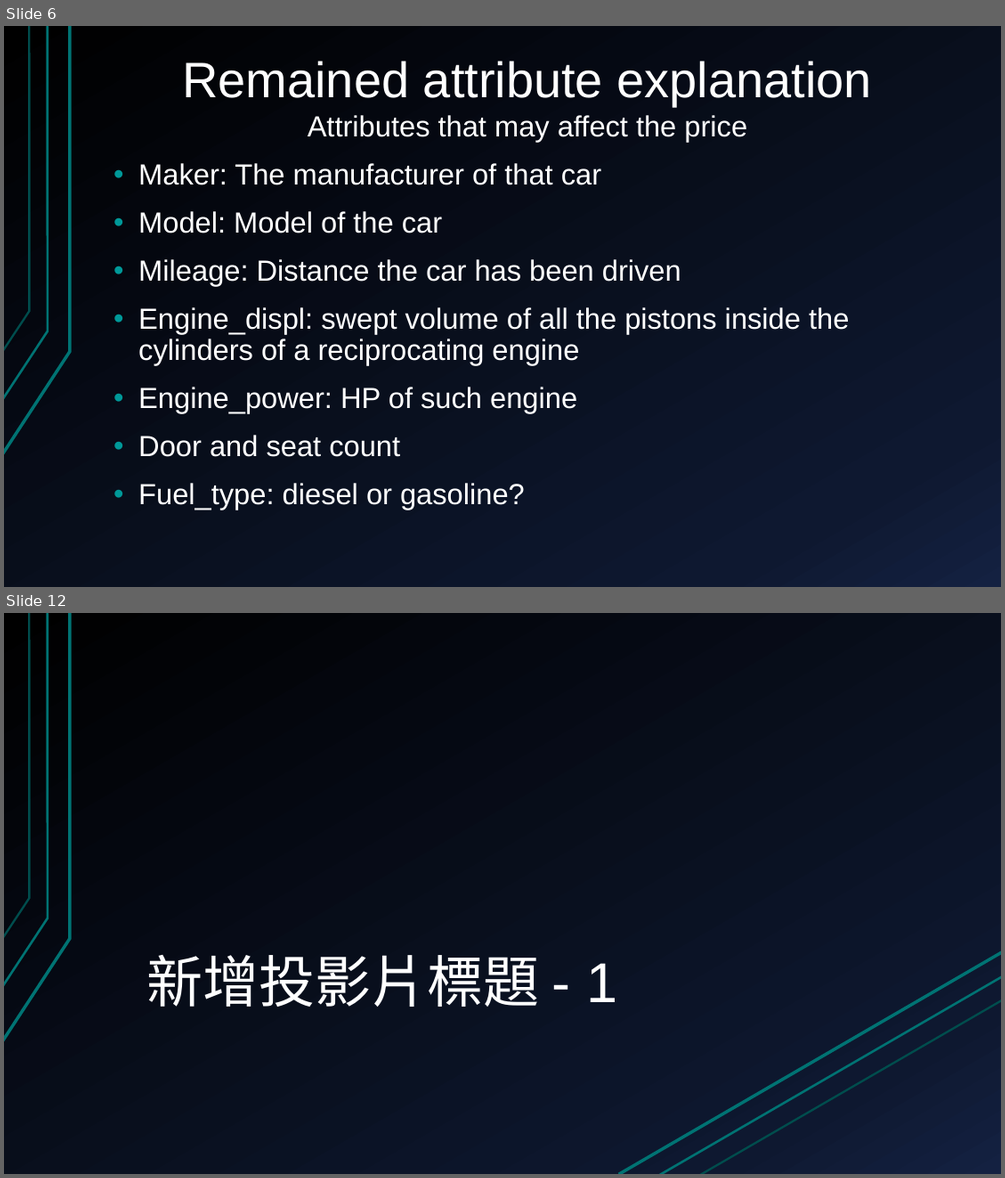
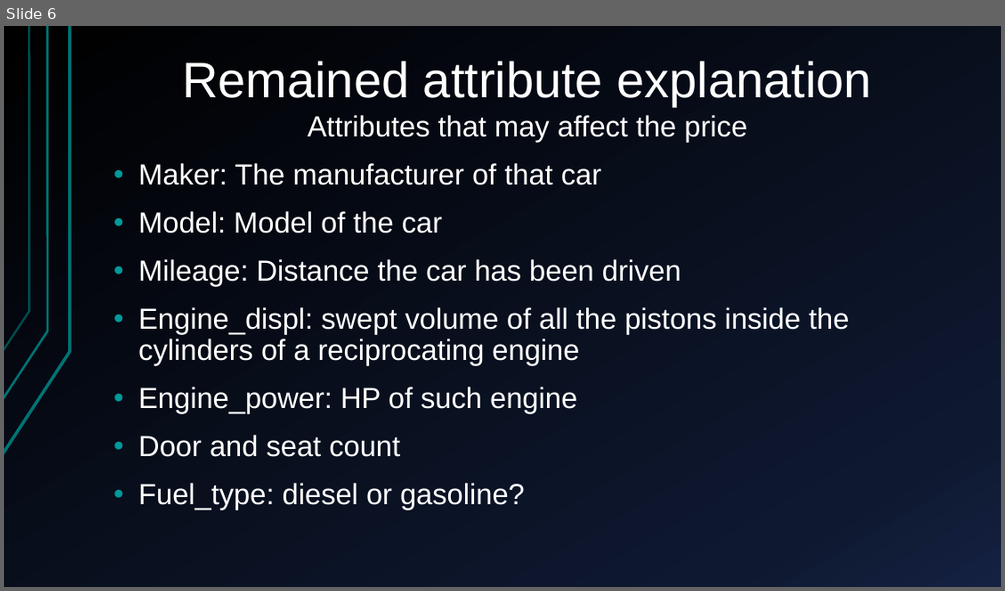
Before and after one commit to Alfons0329/Machine_Learning_Fall_2017, a slide deck: Final_proj/Presentation.pptx. Shown one above the other, each under a label of ours: slides 6 and 12 before the commit, slide 6 after it; the slides between them are not shown. The pictures are 1005x1178 and 1005x591 pixels, drawn with LibreOffice and Linux fonts; fonts in the diff are those of the drawing. Boxes give left, top, right and bottom in pixels: in the first picture for what was removed or moved away, otherwise in the second. Text is boxed around its words. In the diff, an @@ line names an element or a change of style, - is before the commit and + after.

```diff
--- a/Final_proj/Presentation.pptx
+++ b/Final_proj/Presentation.pptx
@@ slide 12 removed at [4,613,1001,1174], background gradient #000000 to #0F1931 to #142242; not listed: 3 template elements that a slide beside it also shows @@
@@ title removed at [147,955,617,1006] @@
-新增投影片標題 - 1
@@ line removed from (619, 1174) to (1001, 952) @@
@@ line removed from (658, 1174) to (1001, 976) @@
@@ line removed from (700, 1174) to (1001, 1000) @@
```
Also in this commit, not shown: 2 slides changed, 4 slides added, 8 other slides removed.
